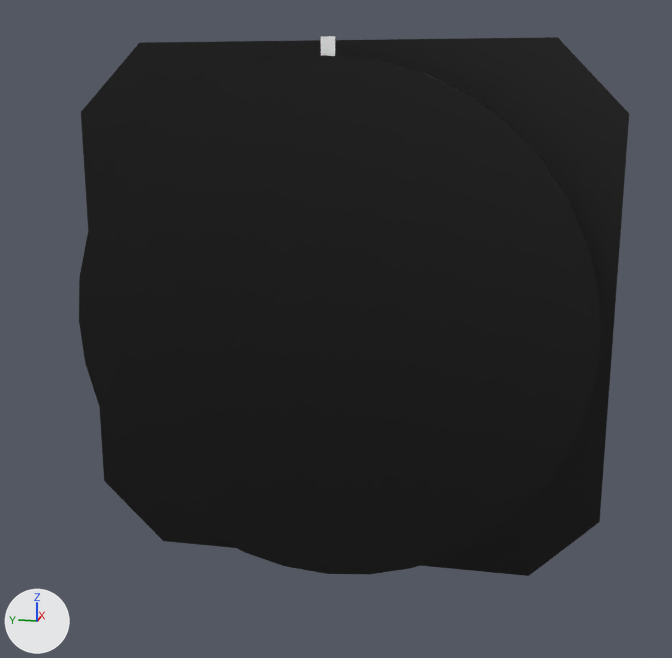
One commit to the Blender file Models/Interior/Panel/Instruments/vor/vor.blend: the scene before it, then after it.
Both versions are drawn from a camera (50 mm lens) standing at (-0.135, -0.0265, 0.0318) and looking at (-0.0028, -0.0001, -0.0013). The axes (+X, +Y, +Z) are drawn at lower left. The lights are the same throughout.

The scene before the commit, as lines of its bpy script (objects in view):
```python
me_plane = bpy.data.meshes.new('Plane')
me_plane.from_pydata(...)  # 80 vertices, 39 faces; spans x -0.01..0.0, y -0.04..0.04, z -0.04..0.04
me_plane.polygons.foreach_set('use_smooth', [True] * 39)
me_plane.materials.append(mat_casematerial)  # black #000000
ob_case = bpy.data.objects.new('Case', me_plane)
ob_case.location = (0.0, 0.0, 0.0)
```
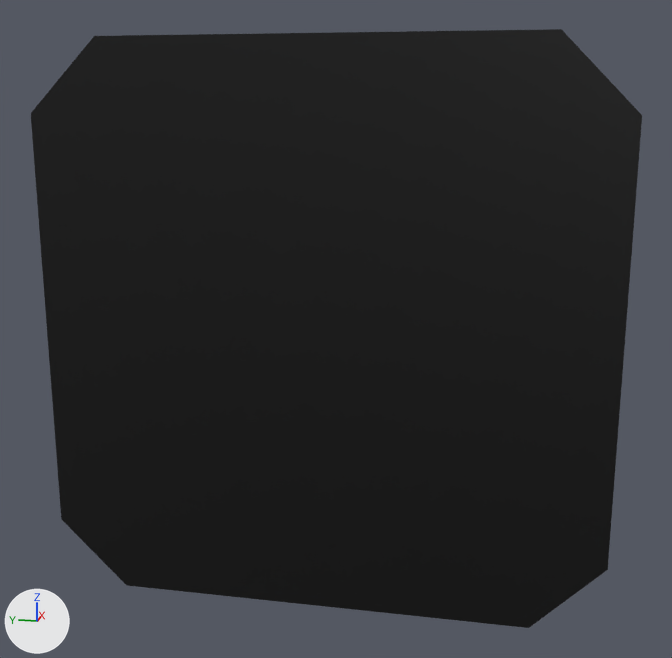
Edits to the bpy script that builds the scene:
```text
Change me_plane:
    used by ob_case; location = (0.0, 0.0, 0.0)
    remove me_plane.from_pydata(...)  # 80 vertices, 39 faces; spans x -0.01..0.0, y -0.04..0.04, z -0.04..0.04
    add me_plane.from_pydata(...)  # 88 vertices, 47 faces; spans x -0.015..0.0, y -0.04..0.04, z -0.04..0.04
    me_plane part 1
    1 face is deleted
    8 new vertices lie (-0.015, 0.0, 0.0) away from vertices in x 0.0, y -0.04..0.04, z -0.04..0.04
    9 new faces join them
```

Boxes [x1, y1, x2, y2] around the edits, measured in the pictures (672 x 658 px):
'Case', reshaped (11% wider, 11% taller): before [79, 37, 629, 576]; after [31, 29, 642, 628]
part 1 of me_plane, built on: before [79, 55, 426, 575]; after [31, 29, 642, 628]
